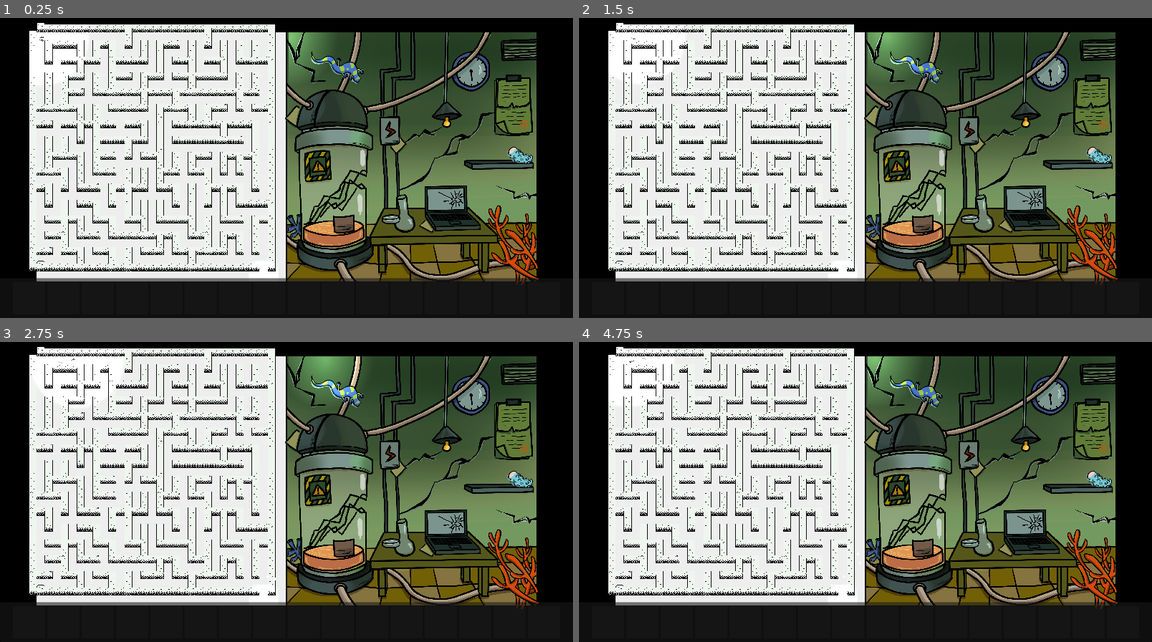
Above: before the commit, frames 1-4 (two rows, left to right).
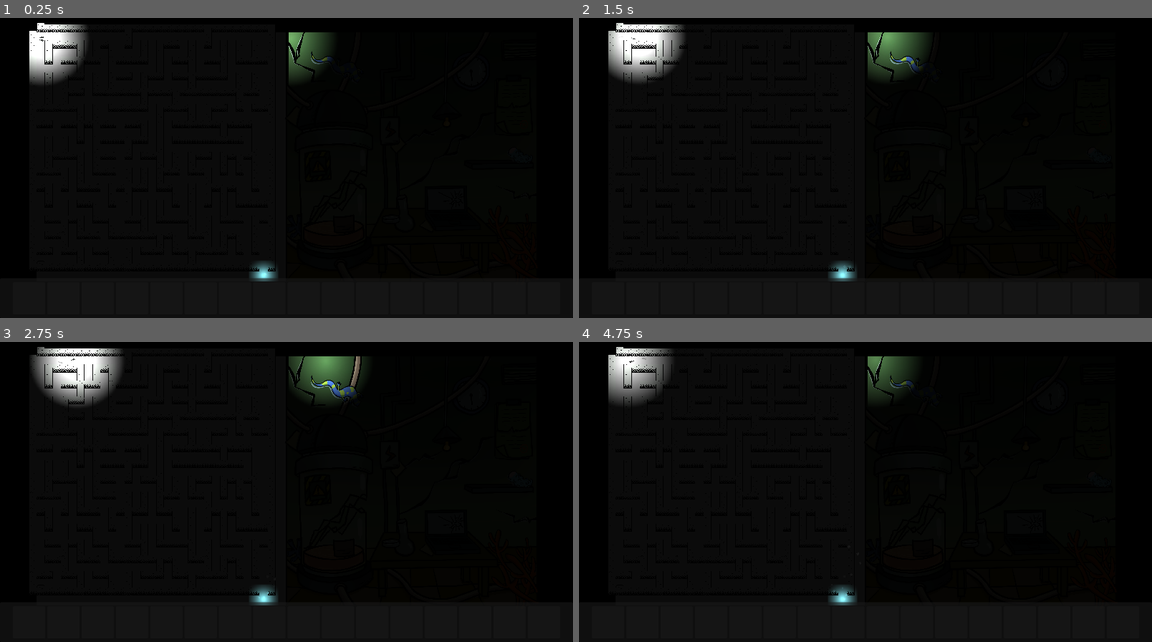
Above: after the commit, the same moments.

Repository: EAinsley/whispers
Game: Godot game, scene res://Scene/lab.tscn
Two runs of this game, one before a commit and one after it. Both use one fixed random seed, a clock stepped at 60 frames per second and the inputs below. This scene is started directly instead of the project's main scene. The engine's default icon, where the game draws it, is replaced by a stand-in: a white triangle on a blue panel in a dark square. Sound files missing from this copy of the repository are replaced by a short silence.
Inputs (mouse positions are in pixels of both pictures, inside the frame that each line leads up to):
- Up to frame 1 (0.25 s): no input
- Up to frame 2 (1.5 s): tap Enter at 0.5 s; move the mouse to (607, 297) at 0.52 s; press the mouse at (607, 297) at 0.53 s; hold D (move_right) 0.53-1.28 s; move the mouse to (642, 297) at 1.27 s; release the mouse at (642, 297) at 1.28 s; hold S (move_down) from 1.28 s (still down); click (642, 297) at 1.35 s
- Up to frame 3 (2.75 s): move the mouse to (97, 621) at 2.02 s; release S (move_down) at 2.03 s; press the mouse at (97, 621) at 2.03 s; hold D (move_right) from 2.03 s (still down)
- Up to frame 4 (4.75 s): move the mouse to (710, 621) at 2.77 s; release D (move_right) at 2.78 s; release the mouse at (710, 621) at 2.78 s; hold W (move_up) 2.78-3.53 s; click (710, 621) at 2.85 s; move the mouse to (745, 621) at 3.52 s; press the mouse at (745, 621) at 3.53 s; hold A (move_left) from 3.53 s (still down); move the mouse to (779, 621) at 4.27 s; release the mouse at (779, 621) at 4.28 s; click (779, 621) at 4.35 s

The runs differ from the first frame. In frame 1, 63% of the frame differs, in the area x 5-94%, y 2-90%; in frame 2, 63%; in frame 3, 63%; in frame 4, 64%, in the area x 5-94%, y 1-90%.

Commit message:
light flicker

Diff:
--- a/Prefabs/player.tscn
+++ b/Prefabs/player.tscn
@@ -1,7 +1,8 @@
-[gd_scene load_steps=14 format=3 uid="uid://ca8oagds2fn3p"]
+[gd_scene load_steps=15 format=3 uid="uid://ca8oagds2fn3p"]
 
 [ext_resource type="Script" path="res://Prefabs/player.gd" id="1_hdf4t"]
 [ext_resource type="Script" path="res://Scripts/feet.gd" id="2_8qqh1"]
+[ext_resource type="Script" path="res://Scripts/flash_light.gd" id="2_btxmd"]
 [ext_resource type="AudioStream" uid="uid://dtulohdo3b2x6" path="res://Assets/Sounds/SFX/step1.wav" id="3_126sd"]
 [ext_resource type="PackedScene" uid="uid://dsg6d0eks3ihj" path="res://Prefabs/feet_step.tscn" id="3_dw4rp"]
 [ext_resource type="AudioStream" uid="uid://b5niljw08uljp" path="res://Assets/Sounds/SFX/step2.wav" id="4_xphgb"]
@@ -61,15 +62,17 @@
 range_layer_max = 1
 shadow_enabled = true
 texture = SubResource("GradientTexture2D_v448d")
+script = ExtResource("2_btxmd")
 
 [node name="LightOnRight" type="PointLight2D" parent="."]
 position = Vector2(1280, 0)
-energy = 1.5
+energy = 2.0
 range_layer_min = 1
 range_layer_max = 1
 shadow_enabled = true
 texture = SubResource("GradientTexture2D_v448d")
 texture_scale = 5.0
+script = ExtResource("2_btxmd")
 
 [node name="DetectionArea" type="Area2D" parent="LightOnRight"]
 collision_mask = 2
--- a/Scene/lab.tscn
+++ b/Scene/lab.tscn
@@ -109,6 +109,9 @@
 
 [node name="Control" instance=ExtResource("1_v3o7s")]
 
+[node name="CanvasModulate" parent="GameLayer" index="0"]
+visible = true
+
 [node name="MazeGenerator" parent="GameLayer/MarginalContainer/VSeparator/LeftScene" index="0"]
 next_level = ExtResource("2_yr4eb")
 
--- a/Scene/level_template.tscn
+++ b/Scene/level_template.tscn
@@ -71,3 +71,6 @@
 
 [node name="UILayer" type="CanvasLayer" parent="." groups=["ui_layer"]]
 layer = 2
+
+[node name="BackgroundMusic" type="AudioStreamPlayer" parent="."]
+autoplay = true
--- /dev/null
+++ b/Scripts/flash_light.gd
@@ -0,0 +1,11 @@
+extends PointLight2D
+
+var time_elapes:= 0.
+var speed = 5.
+
+@onready var initial_energy = energy
+
+# Called every frame. 'delta' is the elapsed time since the previous frame.
+func _process(delta: float) -> void:
+	time_elapes += delta
+	energy = initial_energy + sin(time_elapes * speed) * 0.3
